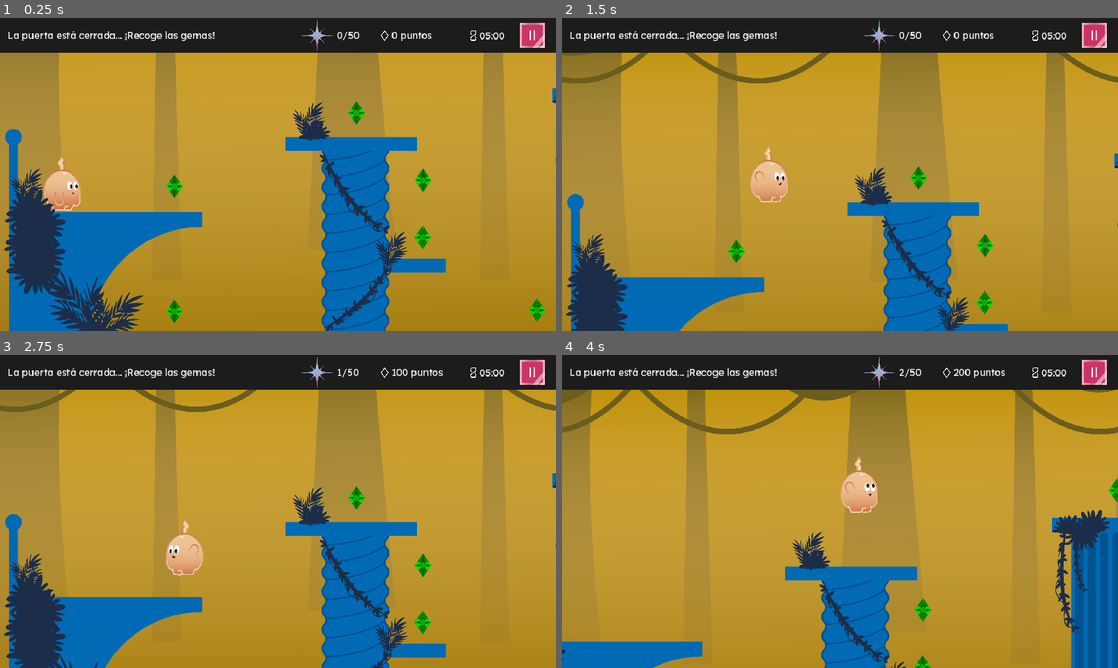
Above: before the commit, frames 1-4 (two rows, left to right).
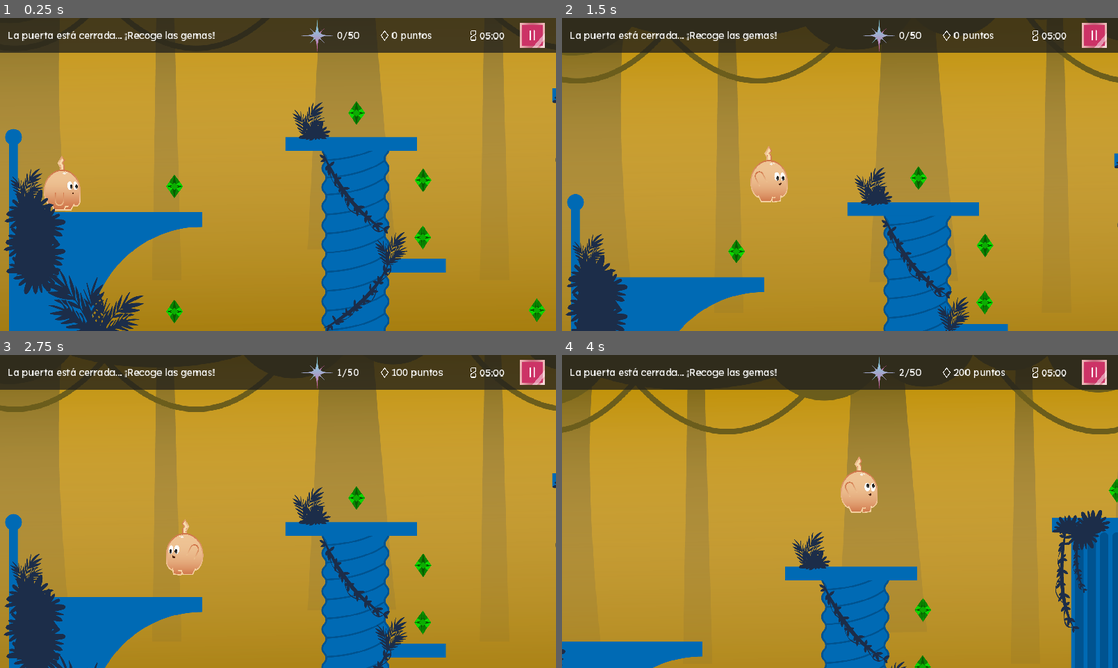
Above: after the commit, the same moments.

Repository: Galeceon/Platform-thesis
Game: Godot game, scene res://Assets/Scenes/Areas/02.tscn
Two runs of this game, one before a commit and one after it. Both use one fixed random seed, a clock stepped at 60 frames per second and the inputs below. This scene is started directly instead of the project's main scene. Sound files missing from this copy of the repository are replaced by a short silence.
Inputs (mouse positions are in pixels of both pictures, inside the frame that each line leads up to):
- Up to frame 1 (0.25 s): no input
- Up to frame 2 (1.5 s): tap Enter (ui_accept) at 0.5 s; move the mouse to (962, 158) at 0.52 s; hold D (move_right) from 0.53 s (still down); click (962, 158) at 0.67 s; tap Space (jump) at 0.77 s; move the mouse to (728, 190) at 1.27 s
- Up to frame 3 (2.75 s): tap Space (jump) at 1.52 s; move the mouse to (333, 442) at 2.02 s; release D (move_right) at 2.03 s; hold A (move_left) from 2.03 s (still down)
- Up to frame 4 (4 s): move the mouse to (812, 574) at 2.77 s; release A (move_left) at 2.78 s; hold D (move_right) from 2.78 s (still down); click (812, 574) at 2.92 s; tap Space (jump) at 3.02, 3.77 s; move the mouse to (1006, 558) at 3.52 s

The runs differ from the first frame. In frame 1, 9.2% of the frame differs, in the area x 0-100%, y 0-12%; in frame 2, 5.0%; in frame 3, 6.8%; in frame 4, 2.1%.

Commit message:
Mejoras finales al tiempo

Diff:
--- a/Assets/Scenes/UI/HUD01.tscn
+++ b/Assets/Scenes/UI/HUD01.tscn
@@ -19,6 +19,7 @@
 script = ExtResource("1_hrgpt")
 
 [node name="ColorRect2" type="ColorRect" parent="."]
+layout_mode = 0
 offset_right = 1153.0
 offset_bottom = 72.0
 color = Color(0.109804, 0.109804, 0.109804, 1)
@@ -44,6 +45,7 @@
 label_settings = ExtResource("2_88tib")
 
 [node name="TextutaTiempo" type="TextureRect" parent="."]
+layout_mode = 0
 offset_left = 976.0
 offset_top = 26.0
 offset_right = 989.0
--- a/Assets/Scenes/UI/HUD02.tscn
+++ b/Assets/Scenes/UI/HUD02.tscn
@@ -22,7 +22,7 @@
 layout_mode = 0
 offset_right = 1153.0
 offset_bottom = 72.0
-color = Color(0.109804, 0.109804, 0.109804, 1)
+color = Color(0.109804, 0.109804, 0.109804, 0.74902)
 
 [node name="TexturaGema" type="TextureRect" parent="."]
 layout_mode = 0
--- a/Assets/Scenes/UI/LevelSelect.tscn
+++ b/Assets/Scenes/UI/LevelSelect.tscn
@@ -70,7 +70,6 @@
 offset_right = 944.0
 offset_bottom = 492.0
 texture_normal = ExtResource("5_d56pg")
-texture_pressed = ExtResource("19_c6n5j")
 texture_hover = ExtResource("19_c6n5j")
 ignore_texture_size = true
 stretch_mode = 0
--- a/Assets/Script/HUD01.gd
+++ b/Assets/Script/HUD01.gd
@@ -3,8 +3,8 @@
 
 @onready var contador_gemas_label: Label
 @onready var puerta_status_label: Label
-@onready var puntaje_label: Label = $Puntaje
-@onready var tiempo_label: Label = $Tiempo
+@onready var puntaje_label: Label = $TexturaPuntos/Puntaje
+@onready var tiempo_label: Label = $TextutaTiempo/Tiempo
 @onready var textura_pausa: TextureRect = $TexturaPausa  # Referencia al nodo TexturaPausa
 
 func _ready():
--- a/Assets/Script/game_manager.gd
+++ b/Assets/Script/game_manager.gd
@@ -21,6 +21,7 @@
 	reset_coins()
 	_setup_death_timer()
 	_setup_death_sound()
+	_setup_tiempo_timer()  # NUEVO: Configurar timer de tiempo al inicio
 	call_deferred("_connect_player_death_signal")
 	# Cargar puntaje guardado
 	call_deferred("load_puntaje")
@@ -35,6 +36,10 @@
 
 # ===== SISTEMA DE CARGA DE NIVELES =====
 func load_level(level_number: int, with_loading_screen: bool = true):
+	# DETENER EL TIEMPO durante la carga
+	detener_tiempo()
+	print("⏰ Tiempo detenido - iniciando carga de nivel")
+
 	# Verificar si es el nivel final
 	if level_number == 5:
 		print("🎯 GameManager: Nivel 5 detectado - cargando escena final")
@@ -148,6 +153,10 @@
 func _on_player_died():
 	print("GameManager: Jugador murió - procesando muerte")
 
+	# DETENER EL TIEMPO cuando el jugador muere
+	detener_tiempo()
+	print("⏰ Tiempo detenido - jugador murió")
+
 	agregar_puntaje(-5000)
 
 	# 1. Reproducir animación de muerte si existe
@@ -204,6 +213,11 @@
 	await get_tree().process_frame
 
 	print("🔄 GameManager: Escena recargada - aplicando configuración")
+
+	# REINICIAR EL TIEMPO después de recargar la escena - ESTA ES LA LÍNEA CLAVE
+	reset_tiempo()
+	iniciar_tiempo()
+	print("⏰ Tiempo reiniciado después de muerte")
 
 	# Aplicar volumen inmediatamente después de recargar
 	apply_global_volume()
@@ -324,8 +338,7 @@
 	else:
 		await load_level(last_unlocked, true)
 
-# GameManager.gd - agregar después de las funciones existentes
-
+# ===== SISTEMA DE TIEMPO =====
 func _setup_tiempo_timer():
 	tiempo_timer = Timer.new()
 	tiempo_timer.wait_time = 1.0
@@ -342,27 +355,27 @@
 		if tiempo_restante <= 0:
 			tiempo_restante = 0
 			tiempo_agotado.emit()
+			print("⏰ Tiempo agotado - matando jugador")
 			# Matar al jugador cuando se agota el tiempo
 			var player = get_tree().get_first_node_in_group("player") as KaleidoController
 			if player:
-				player.morir()
-			tiempo_corriendo = false
+				player.player_died.emit()  # Emitir la señal de muerte
+			detener_tiempo()
 
 func iniciar_tiempo():
 	if not tiempo_timer:
 		_setup_tiempo_timer()
 
 	tiempo_corriendo = true
-	if not tiempo_timer.is_stopped():
-		tiempo_timer.stop()
-	tiempo_timer.start()
-	print("GameManager: Tiempo iniciado")
+	if tiempo_timer and tiempo_timer.is_stopped():
+		tiempo_timer.start()
+	print("GameManager: Tiempo iniciado - Corriendo: ", tiempo_corriendo)
 
 func detener_tiempo():
 	tiempo_corriendo = false
 	if tiempo_timer:
 		tiempo_timer.stop()
-	print("GameManager: Tiempo detenido")
+	print("GameManager: Tiempo detenido - Corriendo: ", tiempo_corriendo)
 
 func agregar_puntaje(cantidad: int):
 	puntaje += cantidad
@@ -381,7 +394,7 @@
 func reset_tiempo():
 	tiempo_restante = 300  # 5 minutos
 	tiempo_actualizado.emit(tiempo_restante)
-	print("GameManager: Tiempo reseteado")
+	print("GameManager: Tiempo reseteado a 300 segundos")
 
 # Agregar esta función para guardar y cargar el puntaje entre sesiones
 func save_puntaje():
